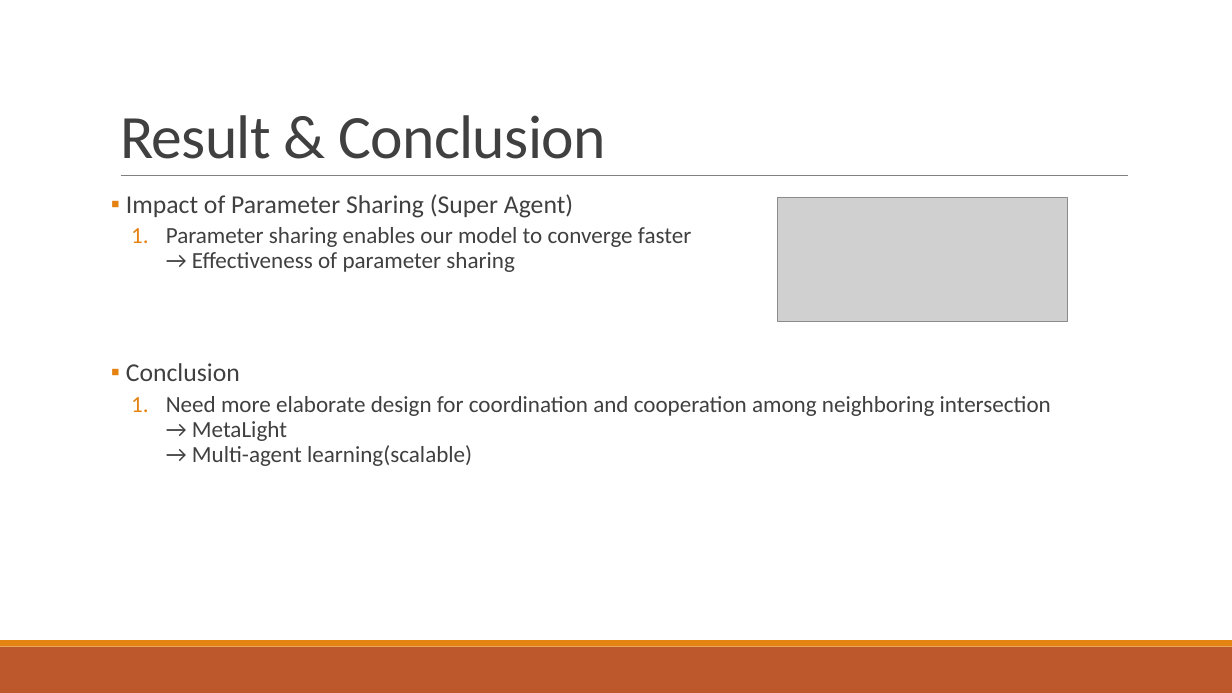
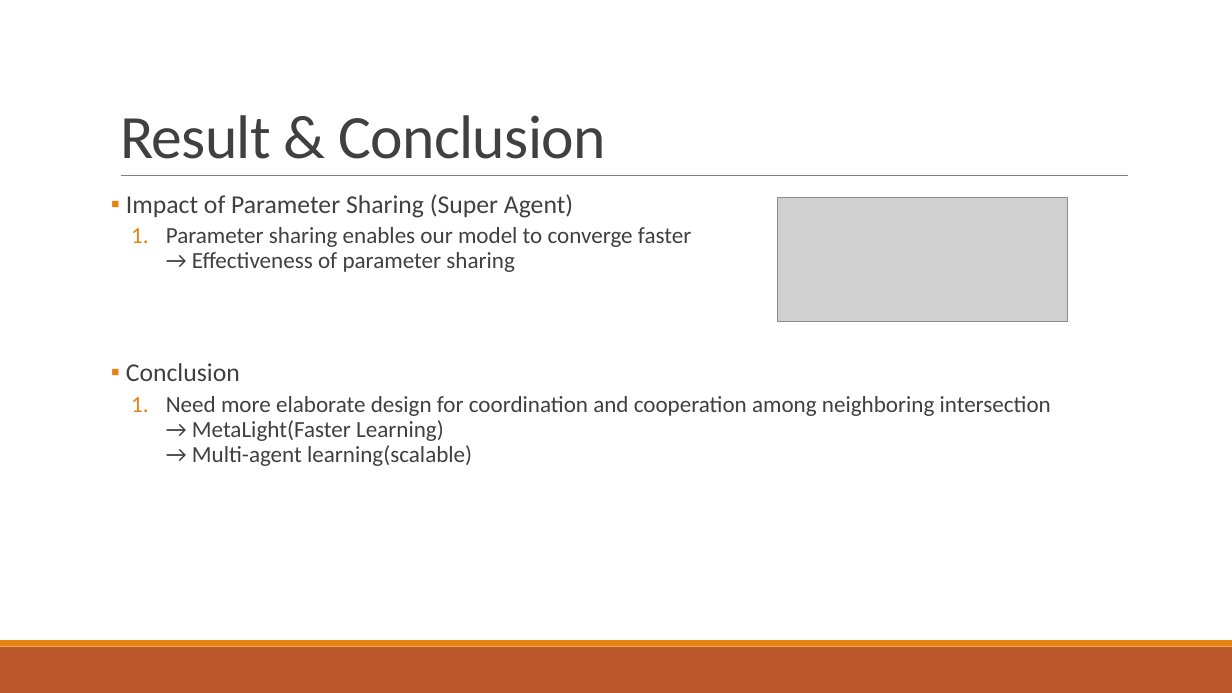
Before and after one commit to 3neutronstar/traffic-optimization_RL, a slide deck: slide 31 of 1st_Seminar(강민수).pptx. Drawn at 1232x693 pixels with LibreOffice and Linux fonts; fonts in the diff are those of the drawing; grey boxes stand for pictures. Boxes give left, top, right and bottom in pixels: in the first picture for what was removed or moved away, otherwise in the second. Text is boxed around its words. In the diff, an @@ line names an element or a change of style, - is before the commit and + after.

```diff
--- a/1st_Seminar(강민수).pptx
+++ b/1st_Seminar(강민수).pptx
@@ text at box(166, 396, 1051, 466): text changed @@
-  1. Need more elaborate design for coordination and cooperation among neighboring intersection
-     → MetaLight
-     → Multi-agent learning(scalable)
+  1. Need more elaborate design for coordination and cooperation among neighboring intersection
+     → MetaLight(Faster Learning)
+     → Multi-agent learning(scalable)
```
Also in this commit, not shown: 6 other slides changed, 4 other files.
